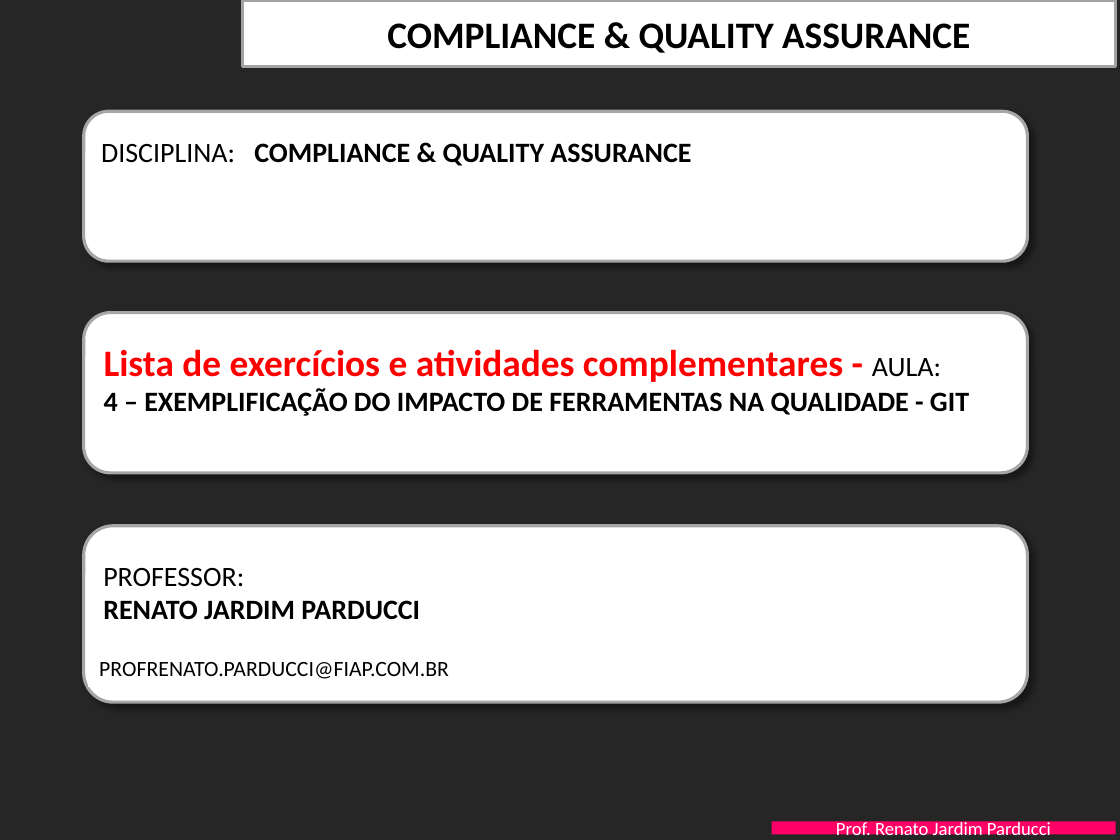
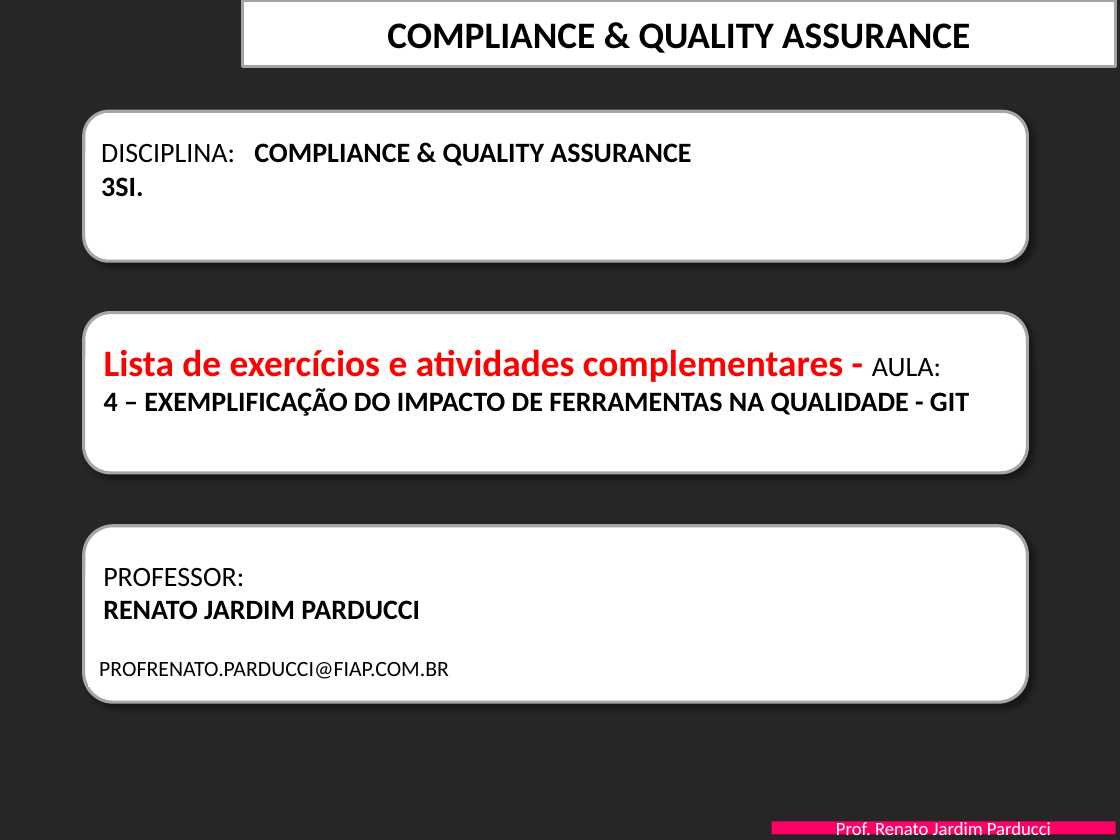
Before and after one commit to MSMoraes/SI-Estacionamento, a slide deck: slide 1 of Documentacao/FIAP-QualidProjSW-Aula-4-GIT - EXERCICIOS.pptx. Drawn at 1120x840 pixels with LibreOffice and Linux fonts; fonts in the diff are those of the drawing; background and template pictures are left out. Boxes give left, top, right and bottom in pixels: in the first picture for what was removed or moved away, otherwise in the second. Text is boxed around its words. In the diff, an @@ line names an element or a change of style, - is before the commit and + after.

Commit message:
Adição dos dados da turma
Adição dos dados da turma

```diff
--- a/Documentacao/FIAP-QualidProjSW-Aula-4-GIT - EXERCICIOS.pptx
+++ b/Documentacao/FIAP-QualidProjSW-Aula-4-GIT - EXERCICIOS.pptx
@@ text at [101, 177, 143, 197]: paragraph added @@
+3SI.
```
